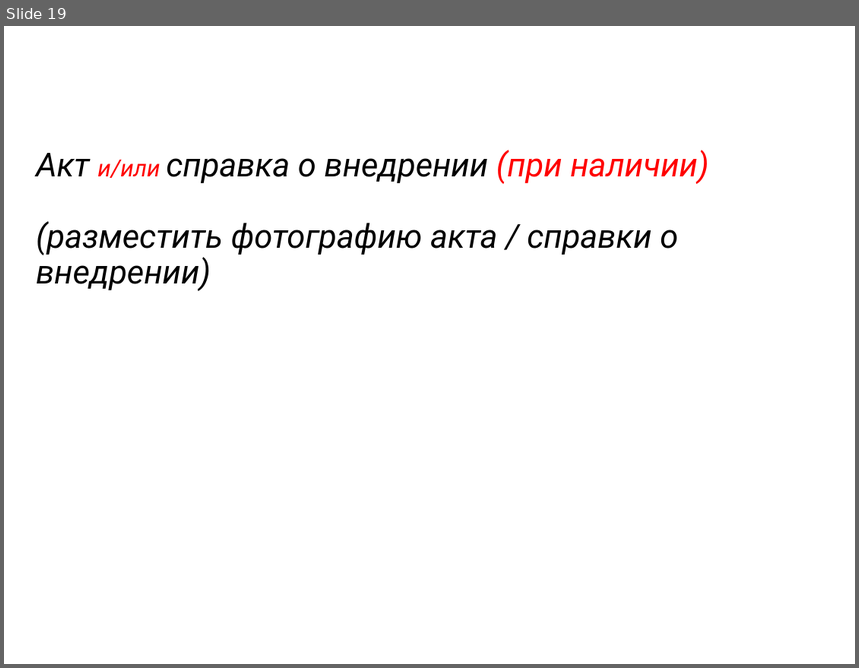
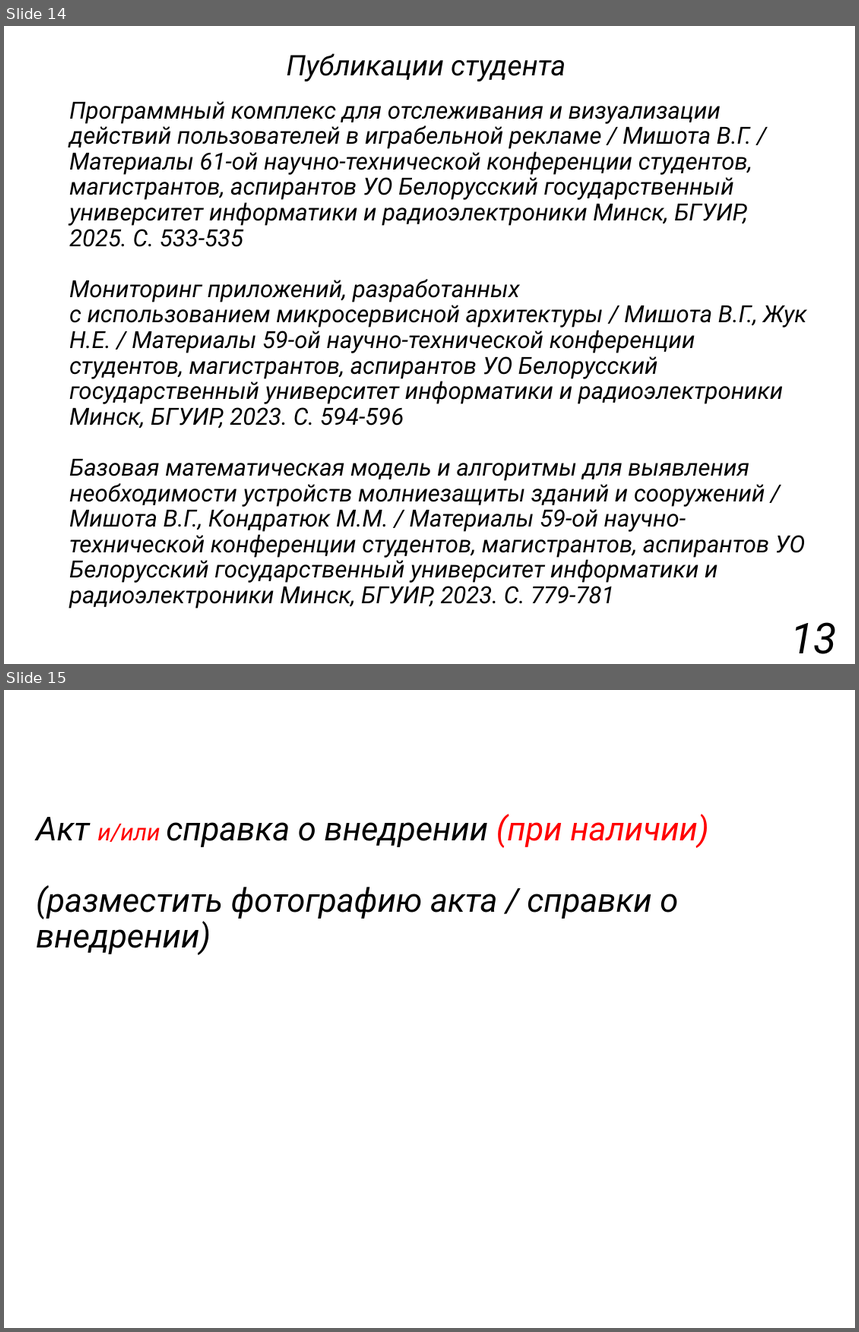
Before and after one commit to Vishota/diplom, a slide deck: презентация.pptx. Shown one above the other, each under a label of ours: slide 19 before the commit, slides 14 and 15 after it. The pictures are 859x668 and 859x1332 pixels, drawn with LibreOffice and Linux fonts; fonts in the diff are those of the drawing. Boxes give left, top, right and bottom in pixels: in the first picture for what was removed or moved away, otherwise in the second. Text is boxed around its words. In the diff, an @@ line names an element or a change of style, - is before the commit and + after.

```diff
--- a/презентация.pptx
+++ b/презентация.pptx
@@ slide 14 added at (4, 26, 855, 664), background #FFFFFF @@
@@ text added at (287, 53, 566, 81), 24 pt, text #000000, italic @@
+Публикации студента
@@ title added at (69, 101, 807, 609), 20 pt, text #000000, italic @@
+Программный комплекс для отслеживания и визуализации действий пользователей в играбельной рекламе / Мишота В.Г. / Материалы 61-ой научно-технической конференции студентов, магистрантов, аспирантов УО Белорусский государственный университет информатики и радиоэлектроники Минск, БГУИР, 2025. С. 533-535
+Мониторинг приложений, разработанных
+с использованием микросервисной архитектуры / Мишота В.Г., Жук Н.Е. / Материалы 59-ой научно-технической конференции студентов, магистрантов, аспирантов УО Белорусский государственный университет информатики и радиоэлектроники Минск, БГУИР, 2023. С. 594-596
+Базовая математическая модель и алгоритмы для выявления необходимости устройств молниезащиты зданий и сооружений / Мишота В.Г., Кондратюк М.М. / Материалы 59-ой научно-технической конференции студентов, магистрантов, аспирантов УО Белорусский государственный университет информатики и радиоэлектроники Минск, БГУИР, 2023. С. 779-781
@@ text added at (791, 623, 837, 655), 36 pt, text #000000, italic @@
+13
@@ what was slide 19 is now slide 15 @@
```
Also in this commit, not shown: 6 slides changed, 6 other slides added, 11 slides removed, 6 other files.
